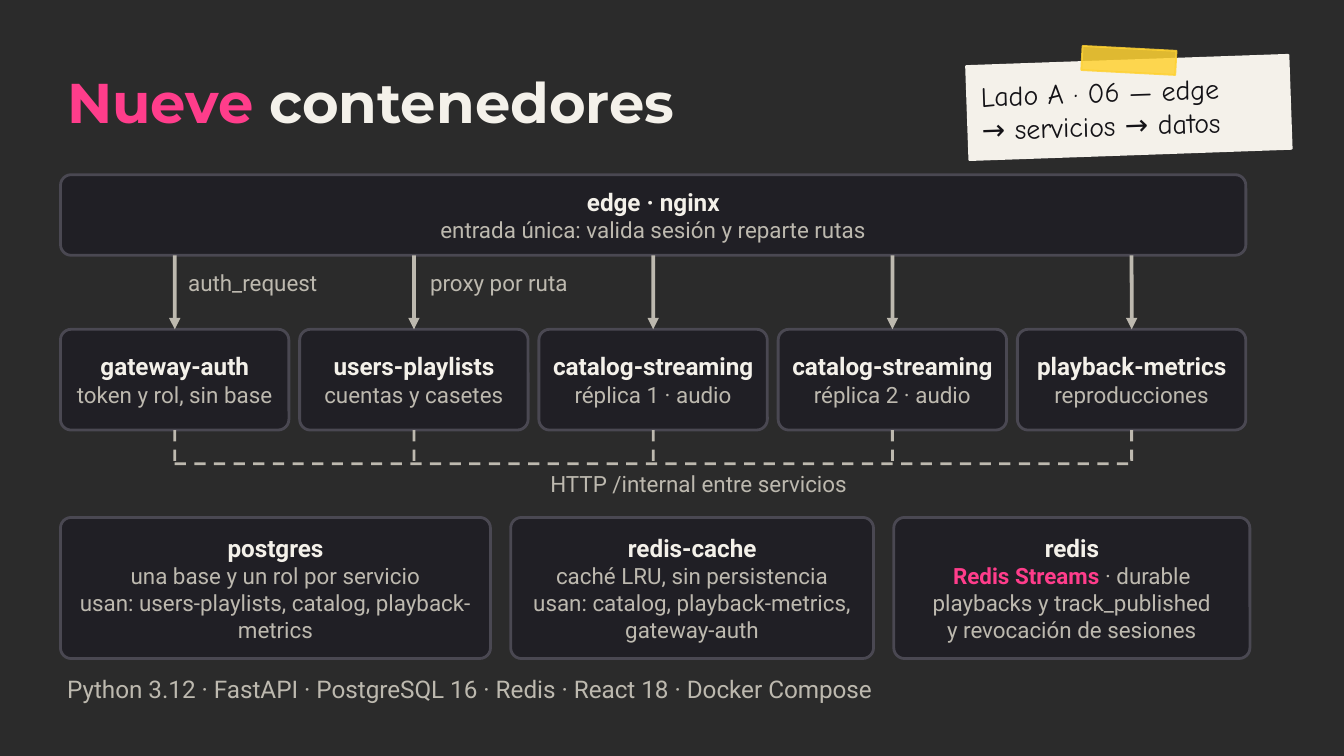
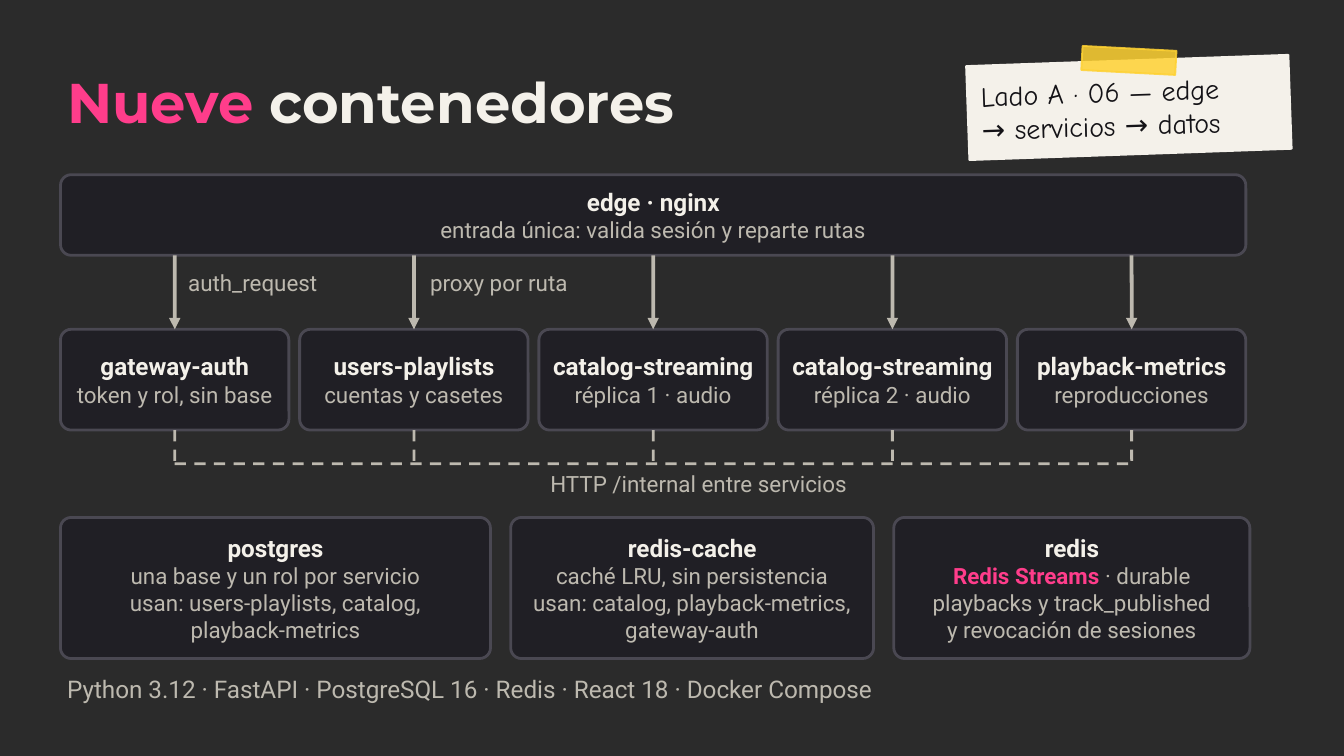
Before and after one commit to ChristianFRZ/FLDSMDFR, a slide deck: slide 6 of docs/presentacion/meloxo.pptx. Drawn at 1344x756 pixels with LibreOffice and Linux fonts; fonts in the diff are those of the drawing; background and template pictures are left out; a plain dark background stands for a picture behind light text. Boxes give left, top, right and bottom in pixels: in the first picture for what was removed or moved away, otherwise in the second. Text is boxed around its words. In the diff, an @@ line names an element or a change of style, - is before the commit and + after.

```diff
--- a/docs/presentacion/meloxo.pptx
+++ b/docs/presentacion/meloxo.pptx
@@ text at [130,594,420,643]: text changed @@
-usan: users-playlists, catalog, playback-metrics
+usan: users-playlists, catalog,
+playback-metrics
```
Also in this commit, not shown: 6 other slides changed, 5 other files.
